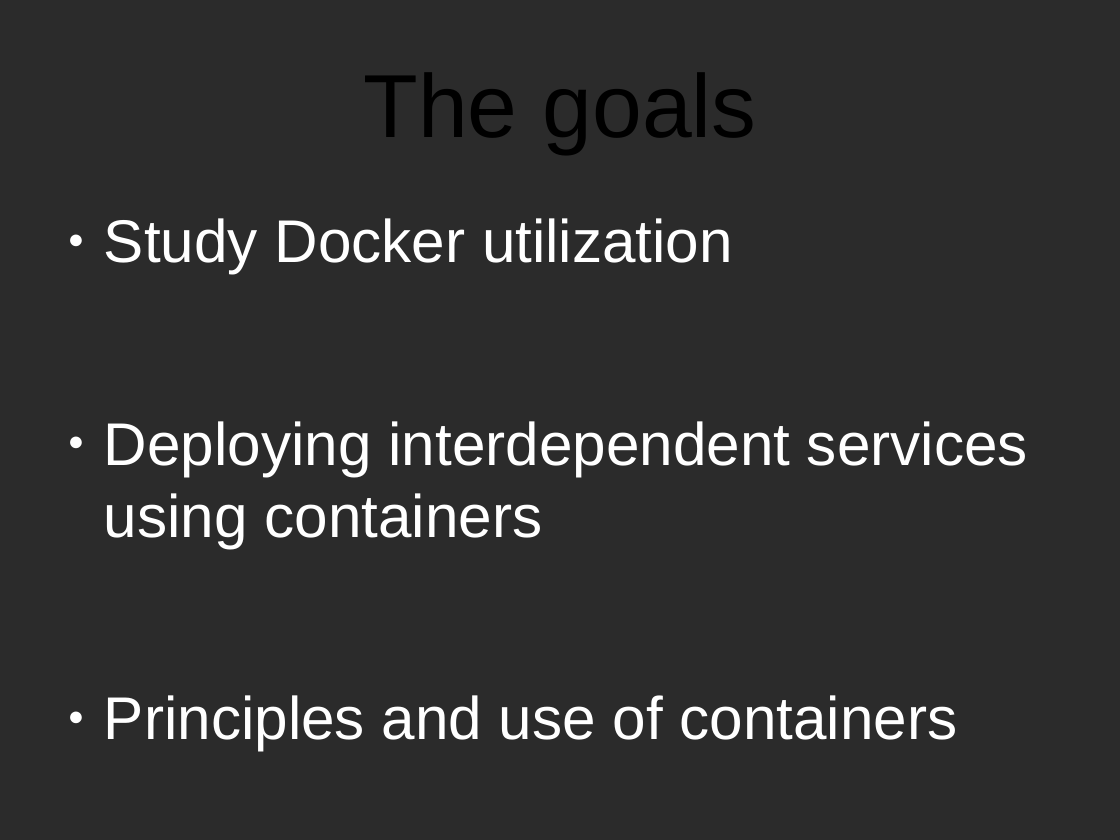
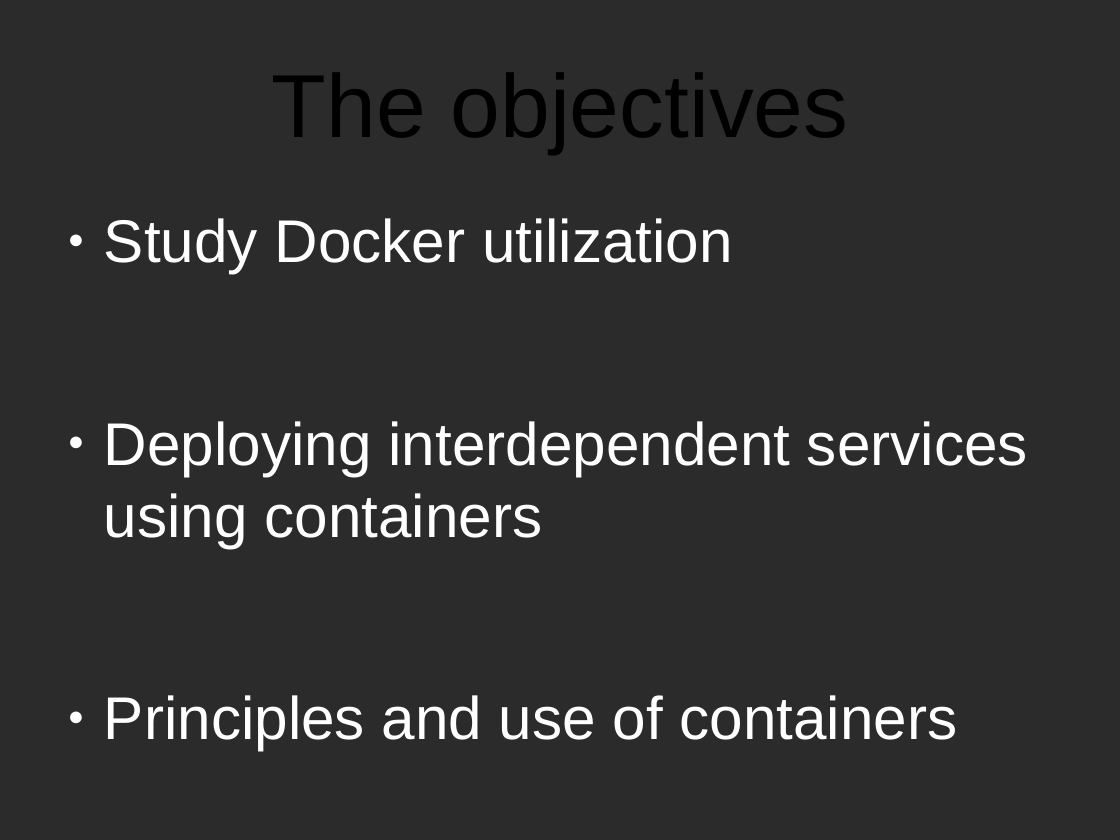
Before and after one commit to CPTmath67/anglais, a slide deck: slide 4 of presentation.odp. Drawn at 1120x840 pixels with LibreOffice and Linux fonts; fonts in the diff are those of the drawing; background and template pictures are left out; a plain dark background stands for a picture behind light text. Boxes give left, top, right and bottom in pixels: in the first picture for what was removed or moved away, otherwise in the second. Text is boxed around its words. In the diff, an @@ line names an element or a change of style, - is before the commit and + after.

```diff
--- a/presentation.odp
+++ b/presentation.odp
@@ title at box(272, 73, 849, 153): text changed @@
-The goals
+The objectives
```
Also in this commit, not shown: 3 other slides changed.
